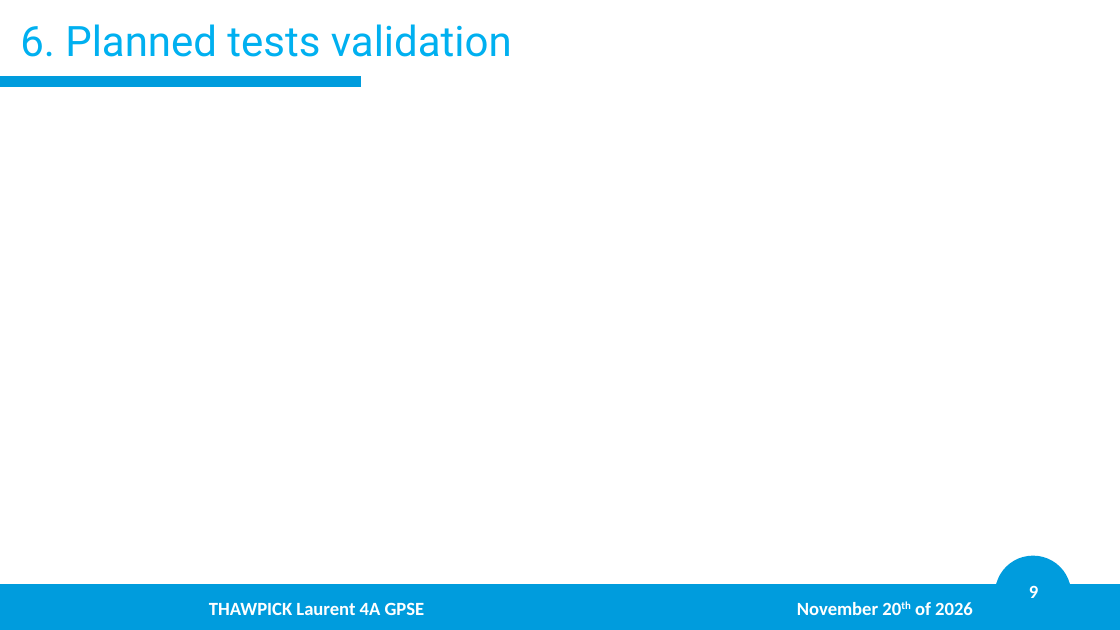
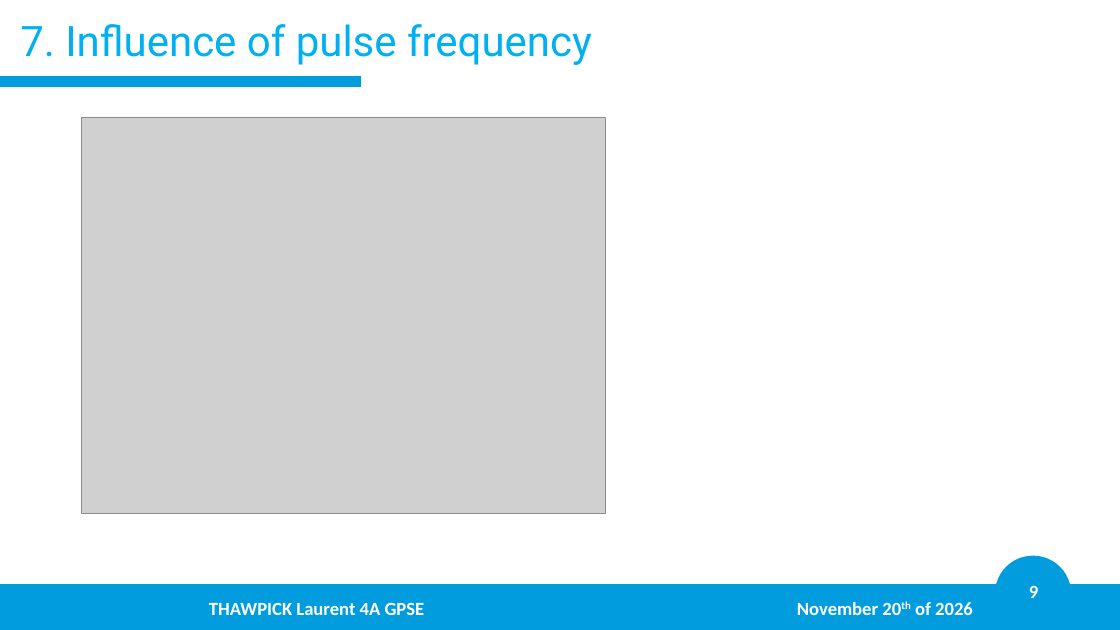
Before and after one commit to LaurentThaw/plasma-tubing, a slide deck: slide 9 of PDR for 20.11.26/PDR.pptx. Drawn at 1120x630 pixels with LibreOffice and Linux fonts; fonts in the diff are those of the drawing; grey boxes stand for pictures; background and template pictures are left out. Boxes give left, top, right and bottom in pixels: in the first picture for what was removed or moved away, otherwise in the second. Text is boxed around its words. In the diff, an @@ line names an element or a change of style, - is before the commit and + after.

```diff
--- a/PDR for 20.11.26/PDR.pptx
+++ b/PDR for 20.11.26/PDR.pptx
@@ title at (20, 24, 592, 65): text changed @@
-6. Planned tests validation
+7. Influence of pulse frequency
@@ picture added at (82, 117, 606, 513) @@
```
Also in this commit, not shown: 12 other slides changed, 2 slides removed, 7 other files.
